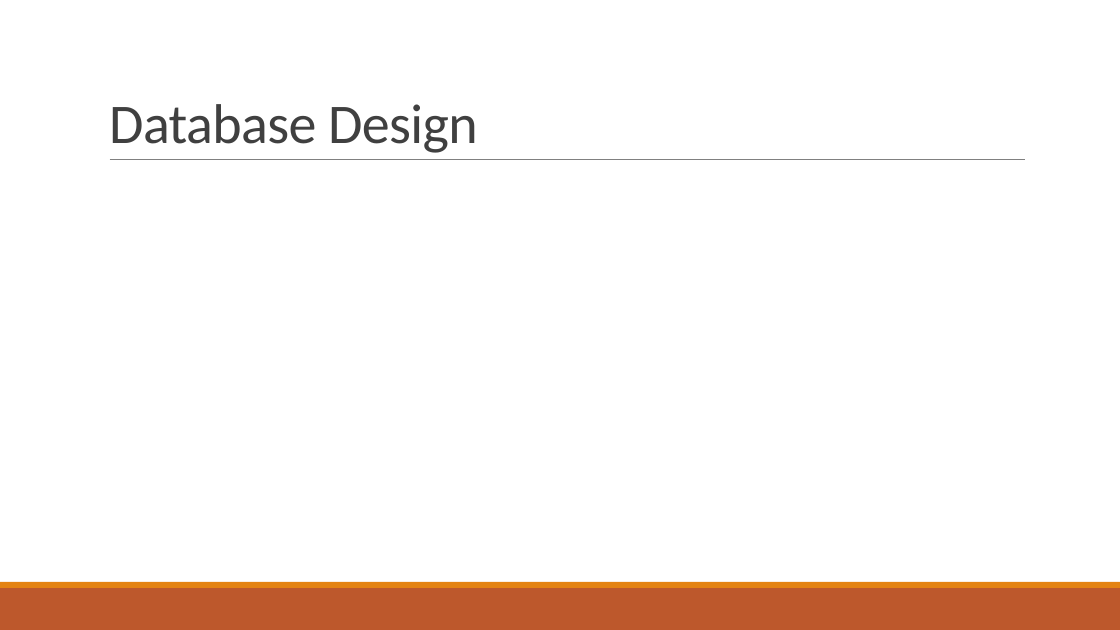
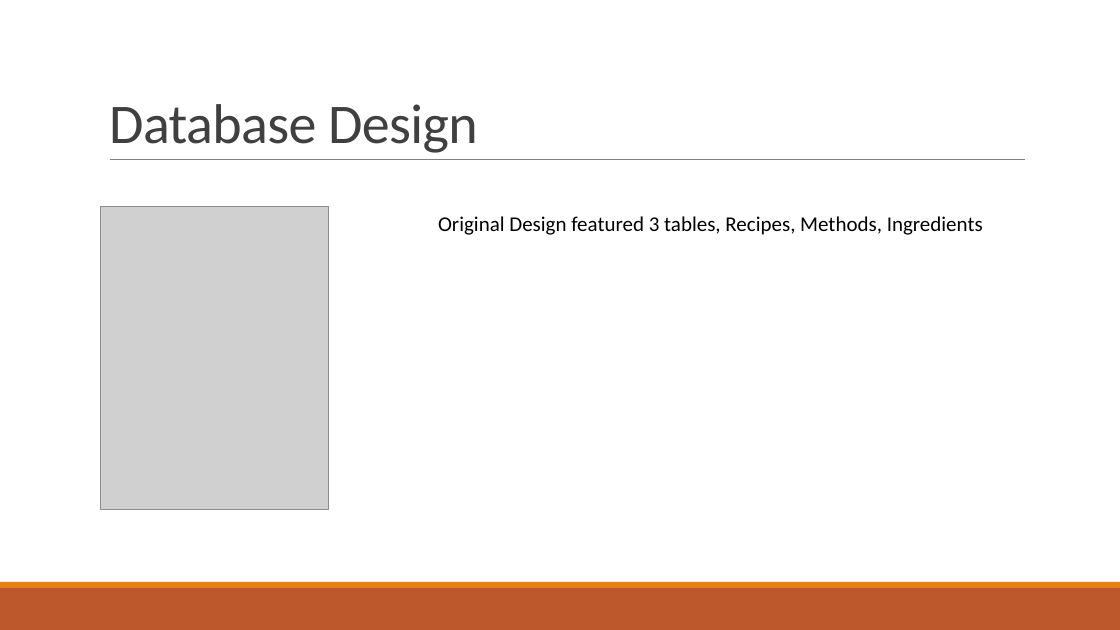
Before and after one commit to hrvwnd/project2-unknowntitle, a slide deck: slide 9 of documentation/Recipe-presentation.pptx. Drawn at 1120x630 pixels with LibreOffice and Linux fonts; fonts in the diff are those of the drawing; grey boxes stand for pictures. Boxes give left, top, right and bottom in pixels: in the first picture for what was removed or moved away, otherwise in the second. Text is boxed around its words. In the diff, an @@ line names an element or a change of style, - is before the commit and + after.

```diff
--- a/documentation/Recipe-presentation.pptx
+++ b/documentation/Recipe-presentation.pptx
@@ picture added at [101,207,329,510] @@
@@ text added at [438,216,983,235], 18 pt, text #000000 @@
+Original Design featured 3 tables, Recipes, Methods, Ingredients
```
Also in this commit, not shown: 2 other slides changed, 1 other file.
